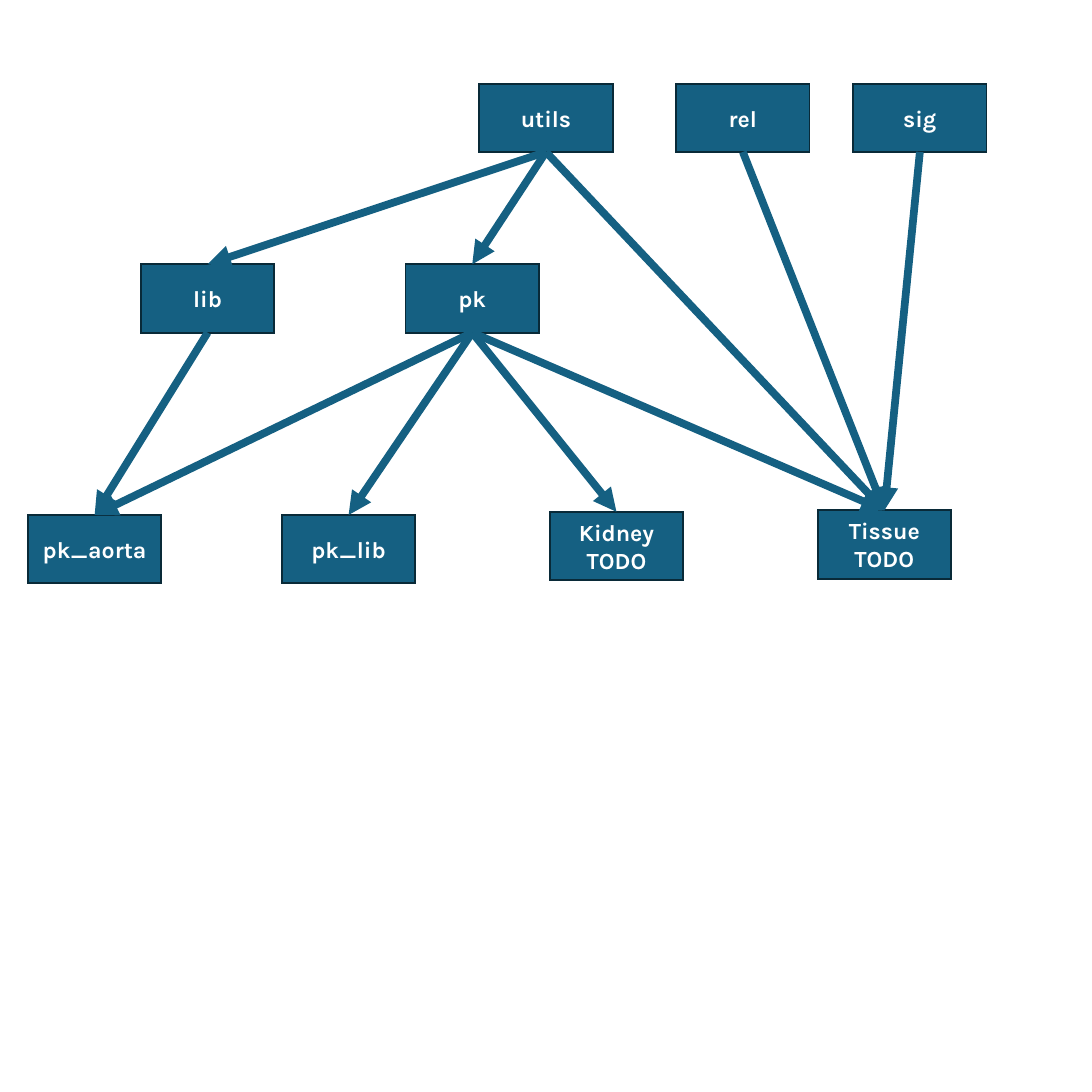
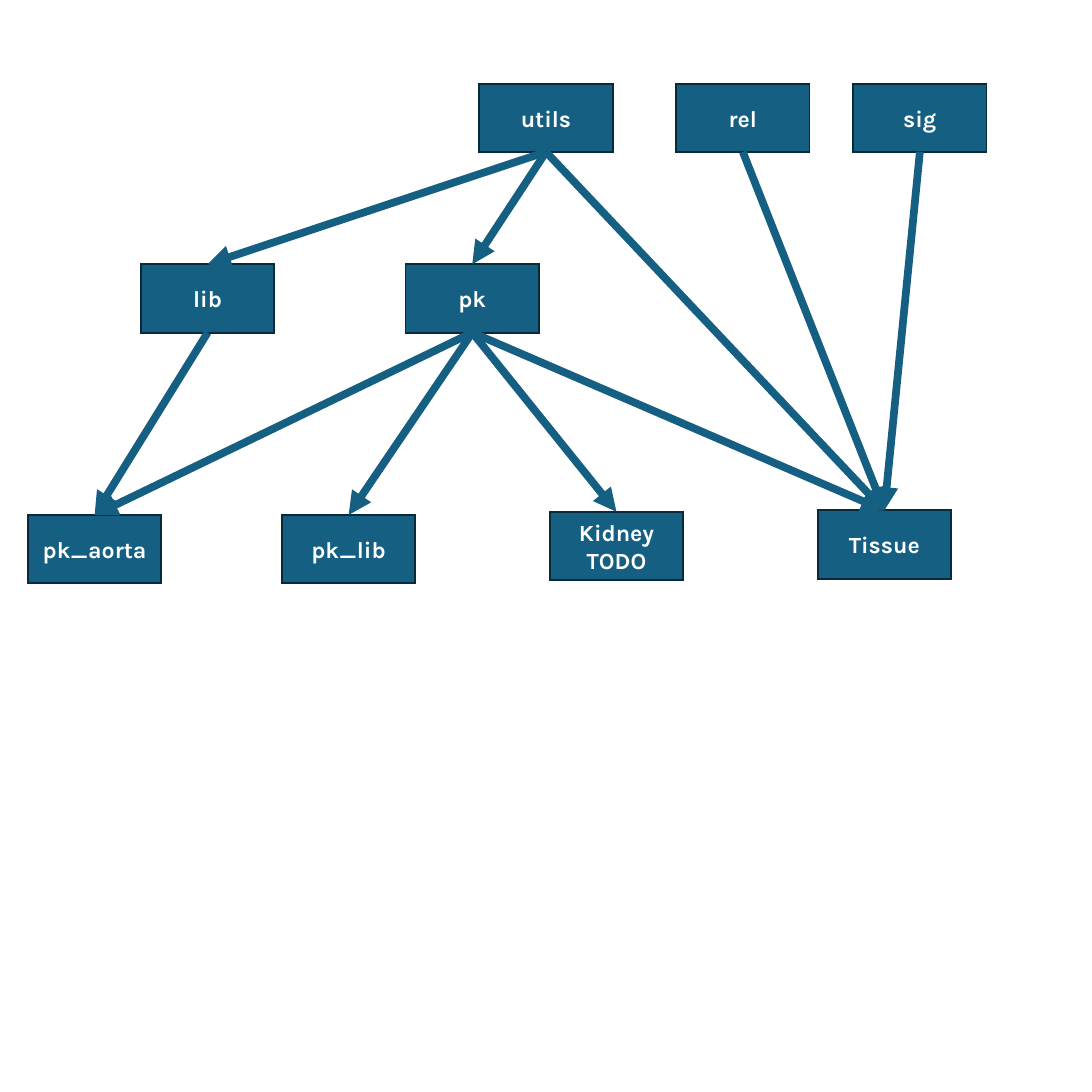
Before and after one commit to dcmri/dcmri, a slide deck: slide 3 of docs/source/diagrams.pptx. Drawn at 1092x1092 pixels with LibreOffice and Linux fonts; fonts in the diff are those of the drawing. Boxes give left, top, right and bottom in pixels: in the first picture for what was removed or moved away, otherwise in the second. Text is boxed around its words. In the diff, an @@ line names an element or a change of style, - is before the commit and + after.

```diff
--- a/docs/source/diagrams.pptx
+++ b/docs/source/diagrams.pptx
@@ text in rectangle at (854,551,914,568): paragraph removed @@
-TODO
```
Also in this commit, not shown: 8 other files.
